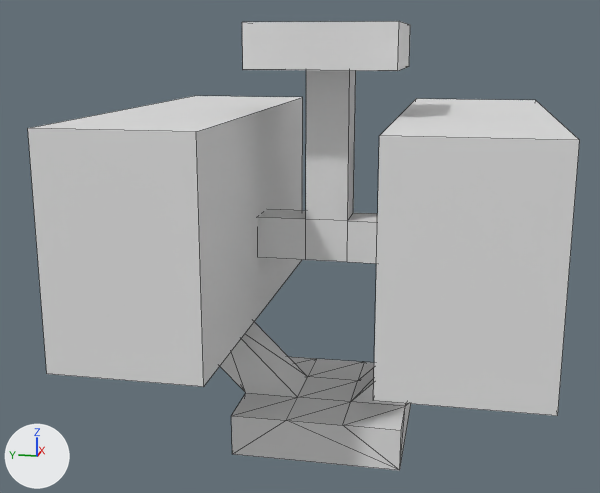
One commit to the OBJ model resources/assets/big_capacitors/models/block/fuel_cell-v2.obj: the scene before it, then after it.
Rendered twice from a 50 mm camera at (-1.953, -0.316, 0.958) aimed at (-0.02, 0.07, 0.475). The axes (+X, +Y, +Z) are drawn at lower left. The lights are the same throughout. Mesh edges are drawn as thin lines. Where no turn or scale is listed for an object, it has been applied to the vertices. Vertices at the same position are counted once.

The first picture shows 'FuelCell_PowerInlet', 'Tank', 'Tank2_Tank.001', 'WaterIn_Cube.002'.
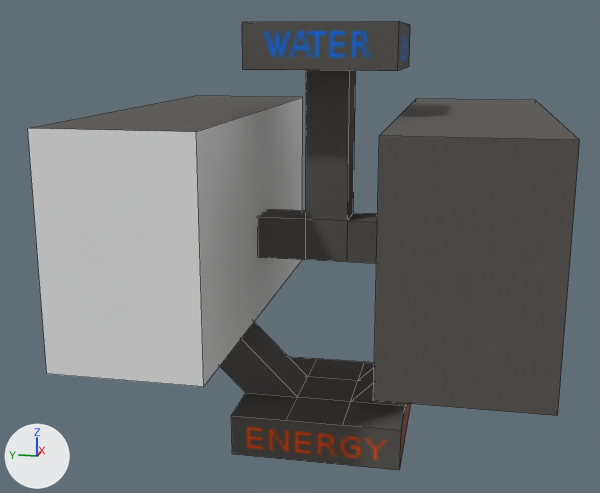
The newer file is also turned or shifted as a whole; pictures and numbers use the older file's frame.

Edits to the bpy script that builds the scene:
```text
Add img_fuel_cellv2_png:
    img_fuel_cellv2_png = load_image('fuel_cellv2.png', '../../textures/models/fuel_cellv2.png', 256, 256, 'sRGB')
Add mat_none:
    mat_none = principled_material('None')
    mat_none.texture = img_fuel_cellv2_png
    mat_none.roughness = 1.0
Add mat_none_none:
    mat_none_none = principled_material('None_NONE')
    mat_none_none.base_color = (0.8, 0.8, 0.8)  # white #e7e7e7
    mat_none_none.roughness = 1.0
Change me_fuelcell_powerinlet:
    used by ob_fuelcell_powerinlet; location = (0.0, 0.0, 0.0)
    remove me_fuelcell_powerinlet.from_pydata(...)  # 28 vertices, 52 faces; spans x -0.2..0.2, y -0.4..0.4, z 0.0..0.3
    add me_fuelcell_powerinlet.from_pydata(...)  # 28 vertices, 22 faces; spans x -0.2..0.2, y -0.4..0.4, z 0.0..0.3
    me_fuelcell_powerinlet part 1
    52 faces are deleted
    22 new faces join them
    add me_fuelcell_powerinlet.materials.append(mat_none)  # picture img_fuel_cellv2_png
Change me_tank:
    where me_tank.from_pydata(...)  # 8 vertices, 6 faces; spans x -0.5..0.5, y -0.5..-0.167, z 0.303..0.8
    add me_tank.materials.append(mat_none)  # picture img_fuel_cellv2_png
Change me_tank2_tank_001:
    where me_tank2_tank_001.from_pydata(...)  # 8 vertices, 6 faces; spans x -0.5..0.5, y 0.167..0.5, z 0.303..0.8
    used by ob_tank2_tank_001; location = (0.0, 0.0, 0.0)
    me_tank2_tank_001 part 2: the 1 face centred in x 0.0, y 0.333, z 0.8 switches from no material to mat_none (picture img_fuel_cellv2_png)
    add me_tank2_tank_001.materials.append(mat_none)  # picture img_fuel_cellv2_png
    add me_tank2_tank_001.materials.append(mat_none_none)  # white #e7e7e7
Change me_waterin_cube_002:
    where me_waterin_cube_002.from_pydata(...)  # 28 vertices, 26 faces; spans x -0.167..0.167, y -0.17..0.17, z 0.45..1.0
    add me_waterin_cube_002.materials.append(mat_none)  # picture img_fuel_cellv2_png
```

Pixel boxes [x1, y1, x2, y2] of what changed, in the pictures (600 x 493 px):
'Tank', recoloured
    both: [374, 99, 580, 416]
'WaterIn_Cube.002', recoloured
    both: [242, 21, 410, 263]
part 1 of me_fuelcell_powerinlet, cut back
    both: [220, 322, 411, 470]
part 2 of me_tank2_tank_001, recoloured (white to grey)
    both: [32, 96, 302, 132]
